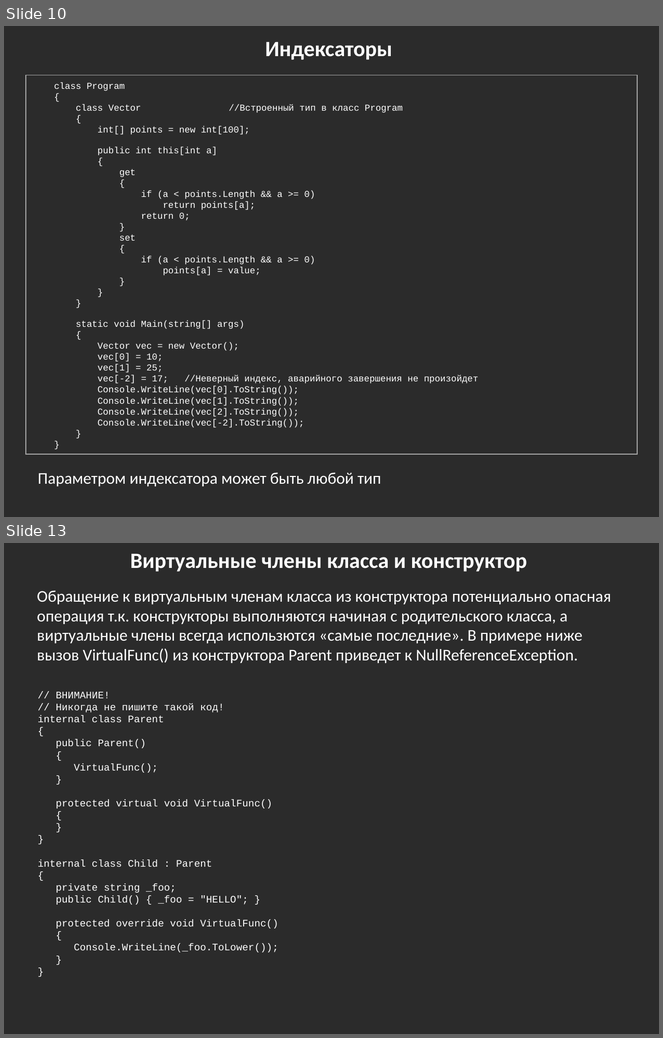
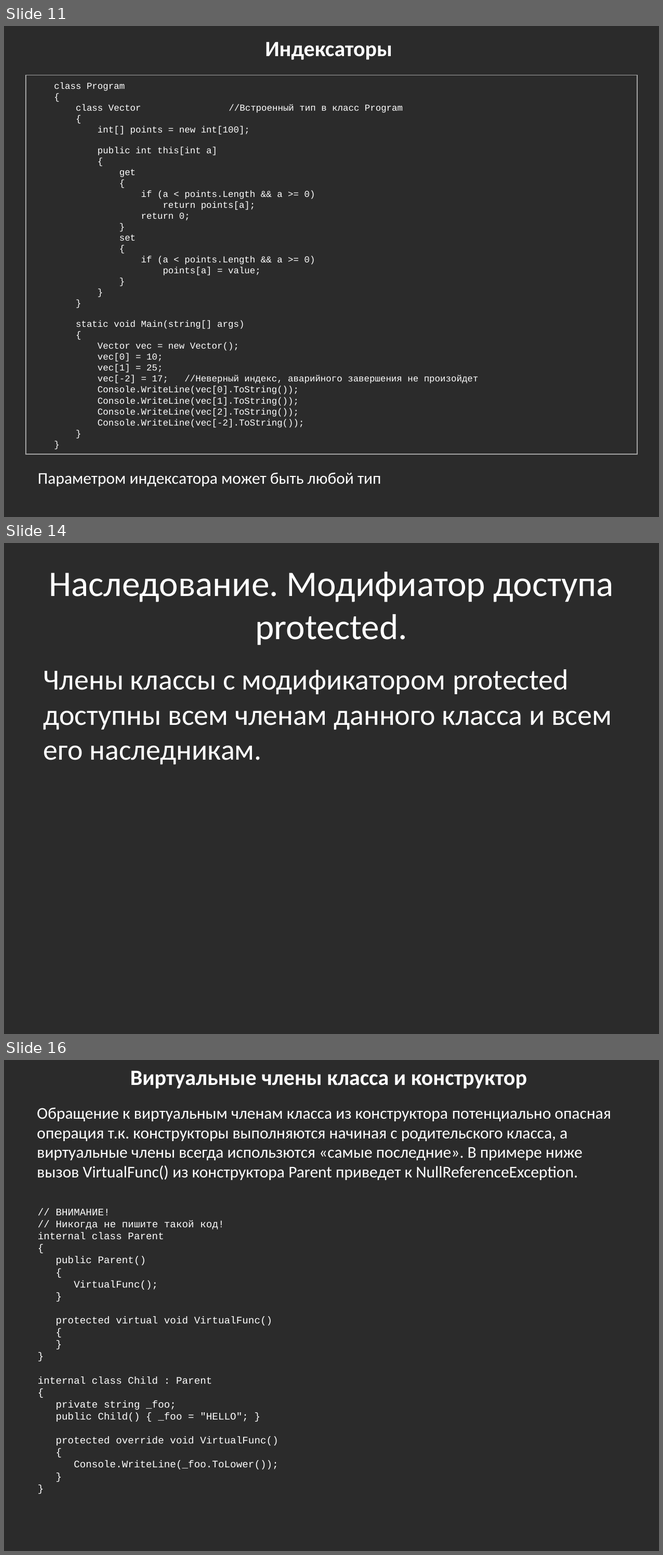
Before and after one commit to bazile/Training, a slide deck: Presentation/lesson-02-oop.pptx. Shown one above the other, each under a label of ours: slides 10 and 13 before the commit, slides 11, 14 and 16 after it; the slides between them are not shown. The pictures are 663x1038 and 663x1555 pixels, drawn with LibreOffice and Linux fonts; fonts in the diff are those of the drawing; background and template pictures are left out; a plain dark background stands for a picture behind light text. Boxes give left, top, right and bottom in pixels: in the first picture for what was removed or moved away, otherwise in the second. Text is boxed around its words. In the diff, an @@ line names an element or a change of style, - is before the commit and + after.

```diff
--- a/Presentation/lesson-02-oop.pptx
+++ b/Presentation/lesson-02-oop.pptx
@@ slide 14 added at (x1=4, y1=543, x2=659, y2=1034), background picture (left out) @@
@@ title added at (x1=49, y1=572, x2=614, y2=645), 39.6 pt, text #FFFFFF @@
+Наследование. Модифиатор доступа protected.
@@ text added at (x1=44, y1=669, x2=612, y2=765), 32 pt, text #FFFFFF @@
+Члены классы с модификатором protected доступны всем членам данного класса и всем его наследникам.
@@ what was slide 10 is now slide 11 @@
@@ what was slide 13 is now slide 16 @@
```
Also in this commit, not shown: 4 slides changed, 2 other slides added, 1 other file.
